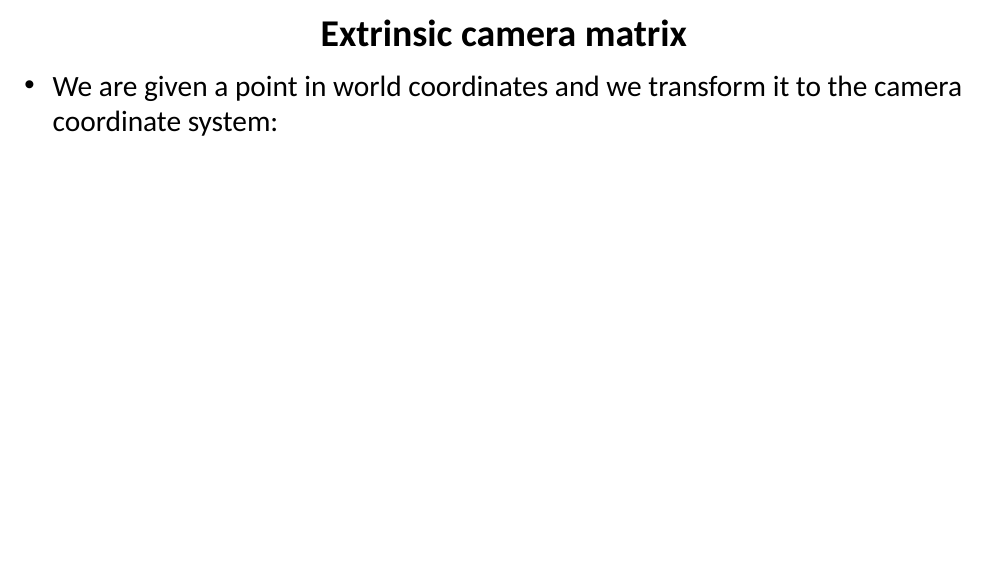
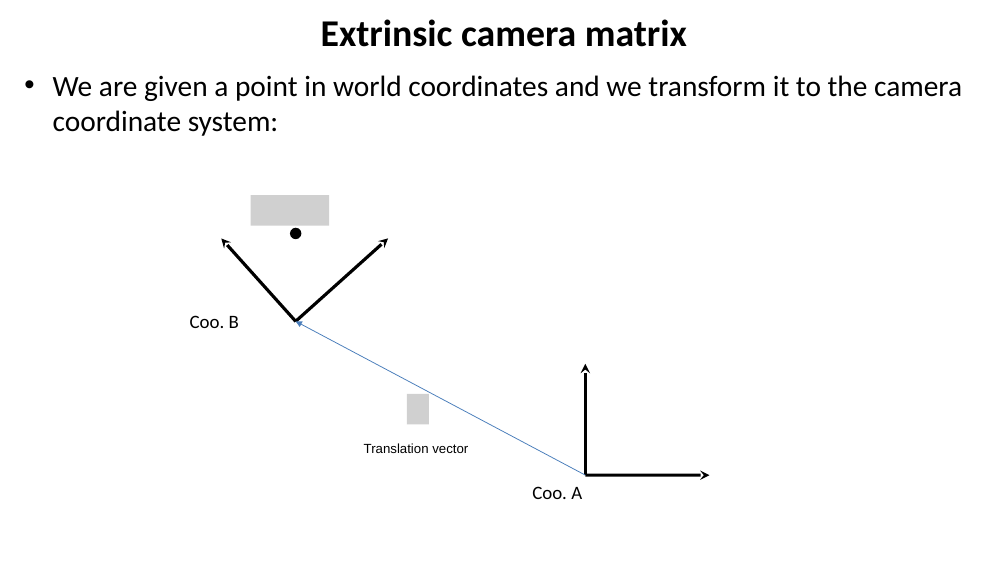
Before and after one commit to YoniChechik/AI_is_Math, a slide deck: slide 13 of c_07_camera_calibration/camera_calibration.pptx (slide 21 before the commit). Drawn at 1008x567 pixels with LibreOffice and Linux fonts; fonts in the diff are those of the drawing; grey boxes stand for pictures. Boxes give left, top, right and bottom in pixels: in the first picture for what was removed or moved away, otherwise in the second. Text is boxed around its words. In the diff, an @@ line names an element or a change of style, - is before the commit and + after.

```diff
--- a/c_07_camera_calibration/camera_calibration.pptx
+++ b/c_07_camera_calibration/camera_calibration.pptx
@@ picture added at (251, 195, 330, 225) @@
@@ arrow added from (296, 321) to (222, 238), #000000 3 pt @@
@@ ellipse added at (290, 228, 302, 239), fill #000000 @@
@@ arrow added from (296, 321) to (388, 238), #000000 3 pt @@
@@ text added at (190, 315, 239, 328), 18 pt, text #000000 @@
+Coo. B
@@ arrow added from (585, 475) to (296, 321), #4B7EBC 0.75 pt @@
@@ arrow added from (585, 476) to (585, 364), #000000 3 pt @@
@@ picture added at (407, 394, 429, 424) @@
@@ text added at (364, 443, 468, 453), 12.7 pt, text #000000 @@
+Translation vector
@@ arrow added from (585, 475) to (709, 475), #000000 3 pt @@
@@ text added at (532, 486, 582, 499), 18 pt, text #000000 @@
+Coo. A
```
Also in this commit, not shown: 13 other slides changed, 6 slides added, 3 slides removed, 12 other files.
